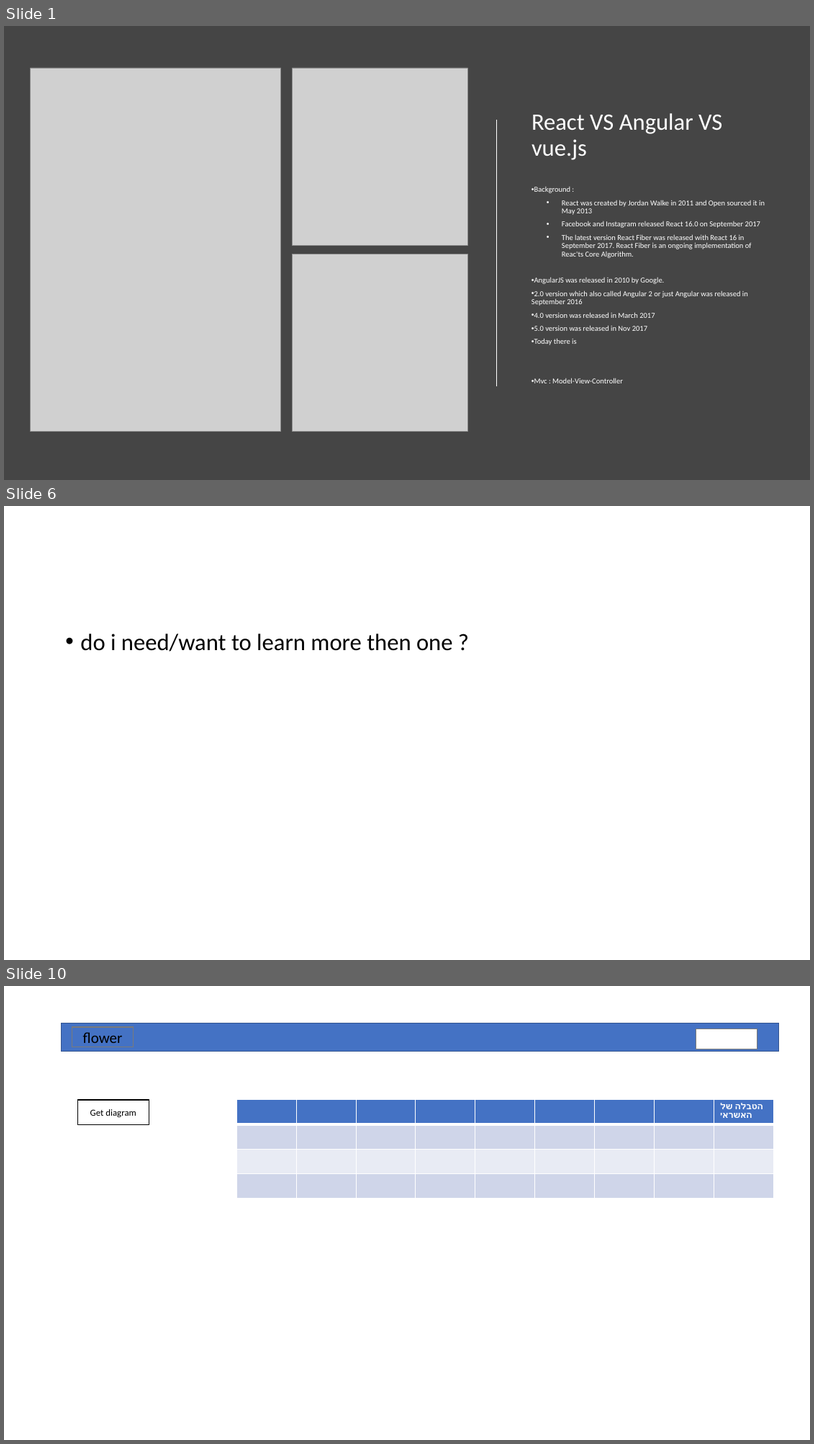
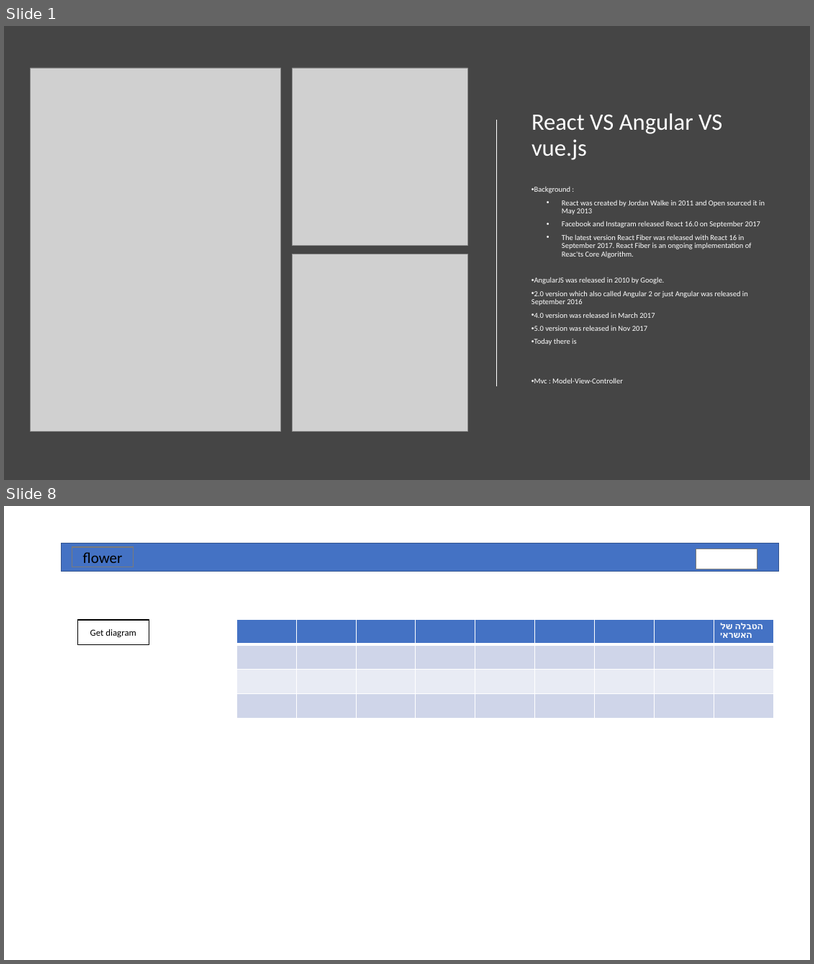
Before and after one commit to nizanf/Flower, a slide deck: src/assets/img/Presentation1.pptx. Shown one above the other, each under a label of ours: slides 1, 6 and 10 before the commit, slides 1 and 8 after it; the slides between them are not shown. The pictures are 814x1444 and 814x964 pixels, drawn with LibreOffice and Linux fonts; fonts in the diff are those of the drawing; grey boxes stand for pictures; background and template pictures are left out. Boxes give left, top, right and bottom in pixels: in the first picture for what was removed or moved away, otherwise in the second. Text is boxed around its words. In the diff, an @@ line names an element or a change of style, - is before the commit and + after.

```diff
--- a/src/assets/img/Presentation1.pptx
+++ b/src/assets/img/Presentation1.pptx
@@ slide 6 removed at bbox=[4, 506, 810, 960], background #FFFFFF @@
@@ text removed at bbox=[80, 633, 453, 651] @@
-• do i need/want to learn more then one ?
@@ what was slide 10 is now slide 8 @@
```
Also in this commit, not shown: 4 slides changed, 2 slides added, 3 other slides removed.
